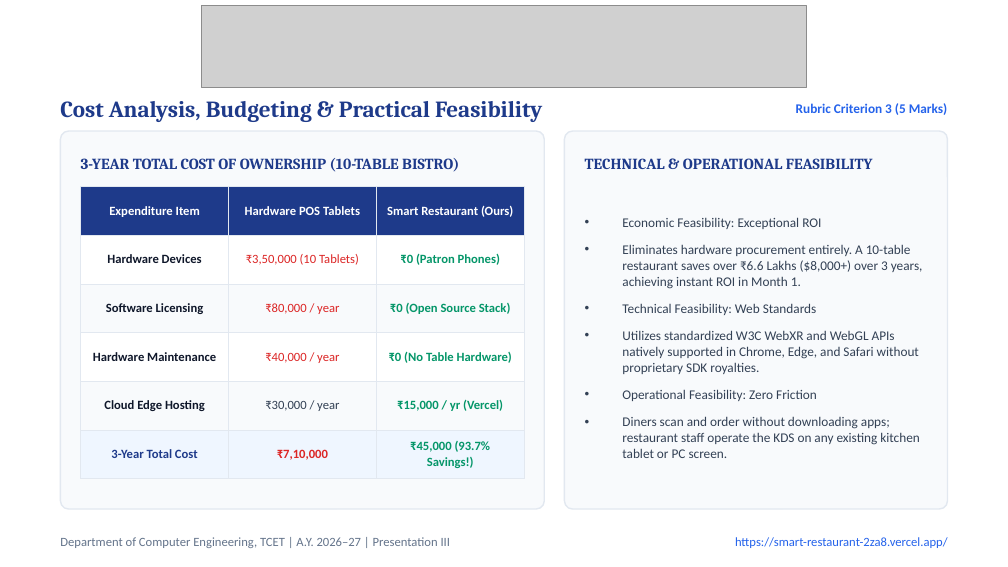
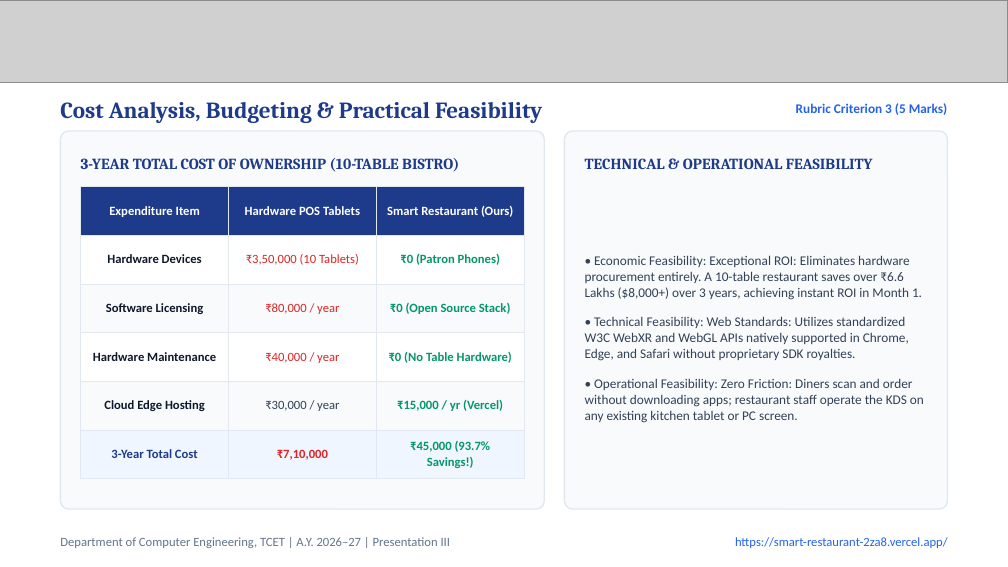
Before and after one commit to MANAV0060/Smart-Restaurant, a slide deck: slide 12 of Smart_Restaurant_Presentation_III.pptx. Drawn at 1008x567 pixels with LibreOffice and Linux fonts; fonts in the diff are those of the drawing; grey boxes stand for pictures. Boxes give left, top, right and bottom in pixels: in the first picture for what was removed or moved away, otherwise in the second. Text is boxed around its words. In the diff, an @@ line names an element or a change of style, - is before the commit and + after.

Commit message:
feat(presentation): update TCET header watermark to span full slide width, eliminate side gaps, and simplify slide typography

```diff
--- a/Smart_Restaurant_Presentation_III.pptx
+++ b/Smart_Restaurant_Presentation_III.pptx
@@ picture: place and size @@
-picture at box(202, 5, 806, 88)
+picture at box(0, 0, 1008, 83)
@@ text at box(585, 255, 924, 423): text changed @@
-• Economic Feasibility: Exceptional ROI
-• Eliminates hardware procurement entirely. A 10-table restaurant saves over ₹6.6 Lakhs ($8,000+) over 3 years, achieving instant ROI in Month 1.
-• Technical Feasibility: Web Standards
-• Utilizes standardized W3C WebXR and WebGL APIs natively supported in Chrome, Edge, and Safari without proprietary SDK royalties.
-• Operational Feasibility: Zero Friction
-• Diners scan and order without downloading apps; restaurant staff operate the KDS on any existing kitchen tablet or PC screen.
+• Economic Feasibility: Exceptional ROI: Eliminates hardware procurement entirely. A 10-table restaurant saves over ₹6.6 Lakhs ($8,000+) over 3 years, achieving instant ROI in Month 1.
+• Technical Feasibility: Web Standards: Utilizes standardized W3C WebXR and WebGL APIs natively supported in Chrome, Edge, and Safari without proprietary SDK royalties.
+• Operational Feasibility: Zero Friction: Diners scan and order without downloading apps; restaurant staff operate the KDS on any existing kitchen tablet or PC screen.
```
Also in this commit, not shown: 19 other slides changed, 8 other files.
